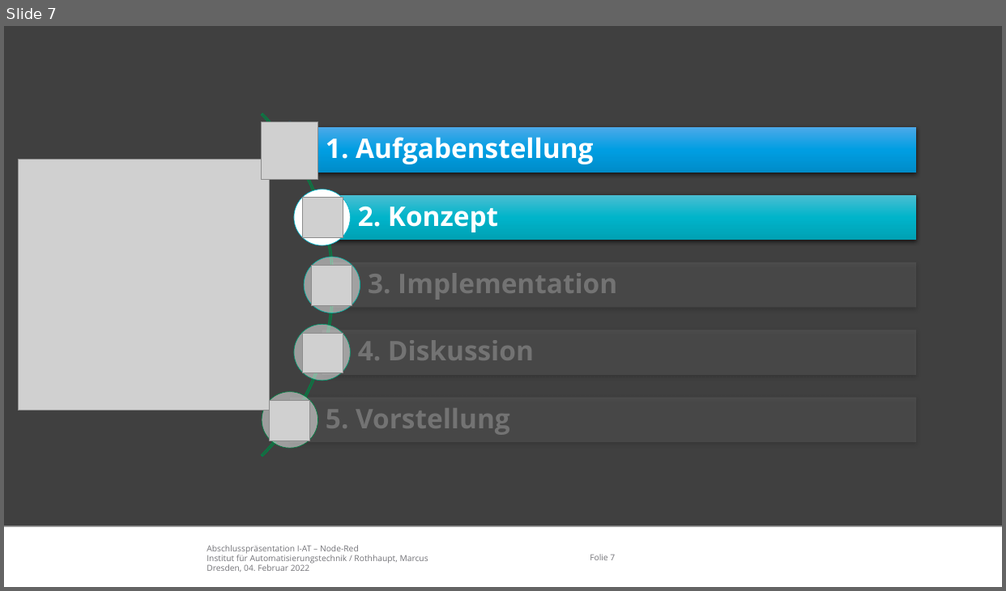
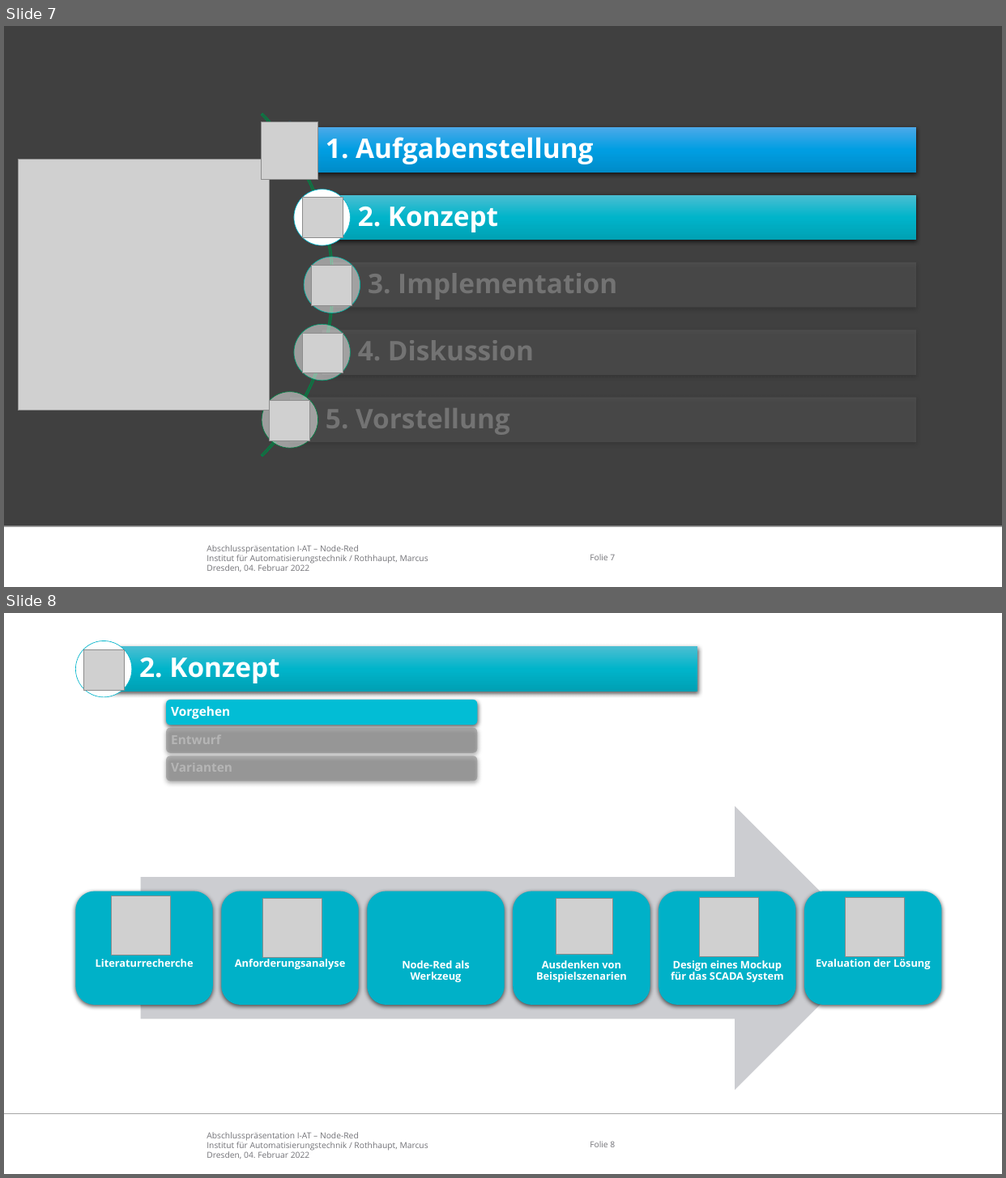
Before and after one commit to appist-dev/agteletud-node-red, a slide deck: docs/presentation/Abschlusspräsentation Node-Red.pptx. Shown one above the other, each under a label of ours: slide 7 before the commit, slides 7 and 8 after it. The pictures are 1006x591 and 1006x1178 pixels, drawn with LibreOffice and Linux fonts; fonts in the diff are those of the drawing; grey boxes stand for pictures; background and template pictures are left out. Boxes give left, top, right and bottom in pixels: in the first picture for what was removed or moved away, otherwise in the second. Text is boxed around its words. In the diff, an @@ line names an element or a change of style, - is before the commit and + after.

```diff
--- a/docs/presentation/Abschlusspräsentation Node-Red.pptx
+++ b/docs/presentation/Abschlusspräsentation Node-Red.pptx
@@ slide 8 added at bbox=[4, 613, 1002, 1174], background #FFFFFF; not listed: 3 template elements that a slide beside it also shows @@
@@ ellipse added at bbox=[76, 641, 132, 697], fill #FFFFFF, outline #00B5CB 0.5 pt @@
@@ picture added at bbox=[83, 649, 124, 690] @@
@@ rectangle added at bbox=[104, 647, 698, 692], fill gradient #4BBED2 to #00B5CB to #00A1B4 @@
@@ text added at bbox=[139, 657, 279, 683], 26 pt, text #FFFFFF, bold @@
+2. Konzept
@@ group added at bbox=[166, 700, 477, 781]: 3 rounded rectangles, 3 texts @@
+Vorgehen
+Entwurf
+Varianten
@@ picture added at bbox=[111, 897, 170, 956] @@
@@ picture added at bbox=[263, 899, 322, 958] @@
@@ picture added at bbox=[556, 899, 612, 955] @@
@@ picture added at bbox=[700, 897, 759, 956] @@
@@ picture added at bbox=[846, 898, 905, 957] @@
@@ group added at bbox=[76, 806, 941, 1090]: 6 rounded rectangles, 6 texts, 1 right arrow @@
+Literaturrecherche
+Anforderungsanalyse
+Node-Red als Werkzeug
+Ausdenken von Beispielszenarien
+Design eines Mockup für das SCADA System
+Evaluation der Lösung
```
Also in this commit, not shown: 3 slides changed, 1 other file.
